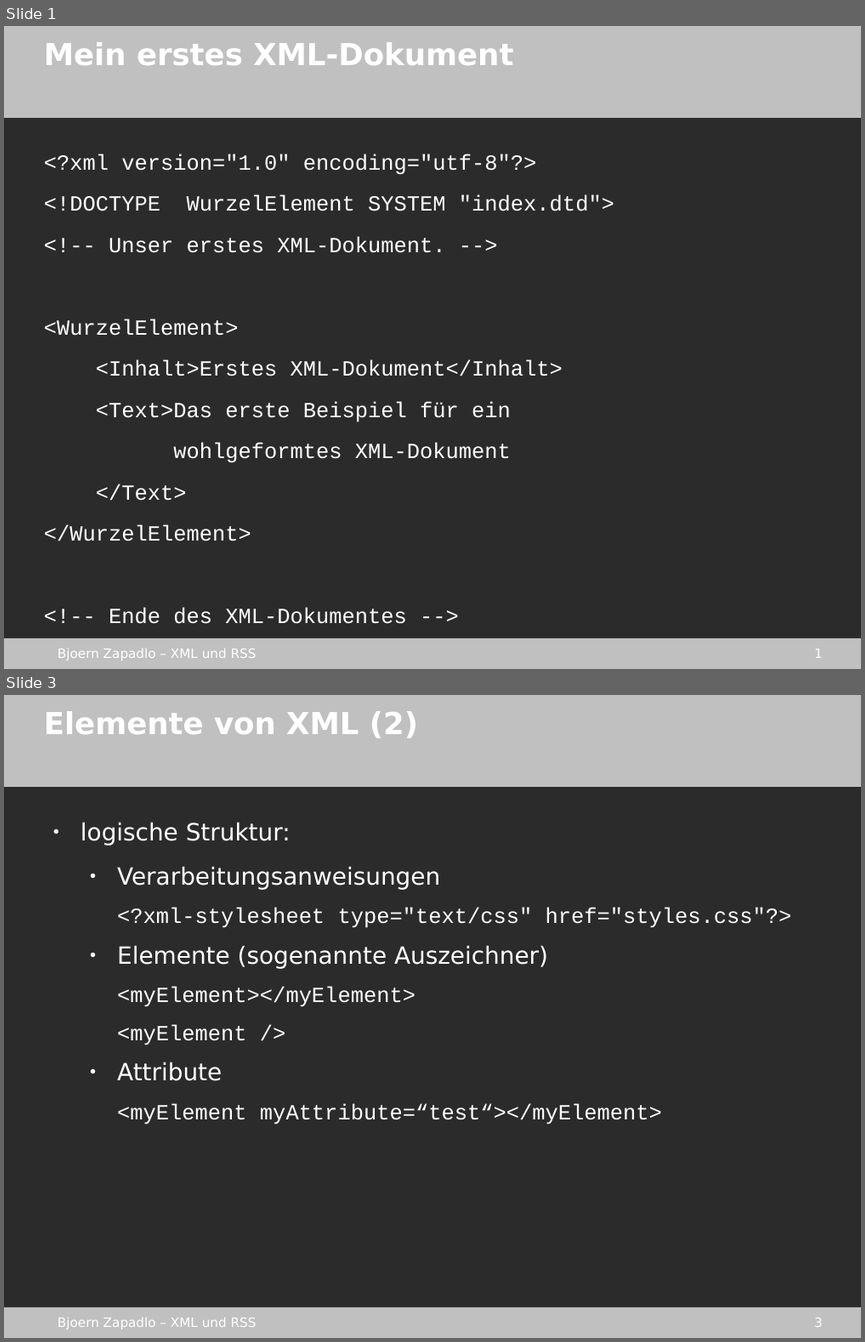
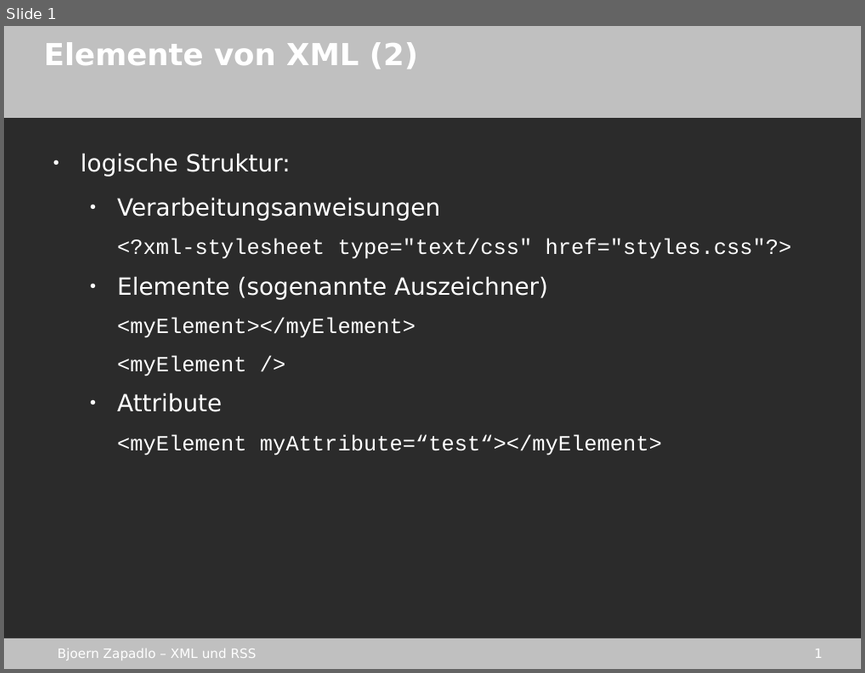
Before and after one commit to gmb2012/sae-xml_rss, a slide deck: stuff/xml_rss.odp. Shown one above the other, each under a label of ours: slides 1 and 3 before the commit, slide 1 after it; the slides between them are not shown. The pictures are 865x1342 and 865x673 pixels, drawn with LibreOffice and Linux fonts; fonts in the diff are those of the drawing; background and template pictures are left out; a plain dark background stands for a picture behind light text. Boxes give left, top, right and bottom in pixels: in the first picture for what was removed or moved away, otherwise in the second. Text is boxed around its words. In the diff, an @@ line names an element or a change of style, - is before the commit and + after.

```diff
--- a/stuff/xml_rss.odp
+++ b/stuff/xml_rss.odp
@@ slide 1 removed at [4, 26, 861, 669], background picture (left out); not listed: 4 template elements that a slide beside it also shows @@
@@ title removed at [44, 42, 513, 65] @@
-Mein erstes XML-Dokument
@@ text removed at [44, 154, 614, 624] @@
-<?xml version="1.0" encoding="utf-8"?>
-<!DOCTYPE WurzelElement SYSTEM "index.dtd">
-<!-- Unser erstes XML-Dokument. -->
-<WurzelElement>
-<Inhalt>Erstes XML-Dokument</Inhalt>
-<Text>Das erste Beispiel für ein
-wohlgeformtes XML-Dokument
-</Text>
-</WurzelElement>
-<!-- Ende des XML-Dokumentes -->
@@ what was slide 3 is now slide 1 @@
@@ page number at [814, 648, 823, 658]: text changed @@
-3
+1
```
Also in this commit, not shown: 1 other slide removed, 1 other file.
